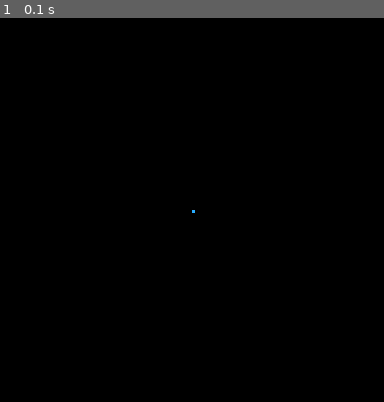
Above: before the commit, frame 1.
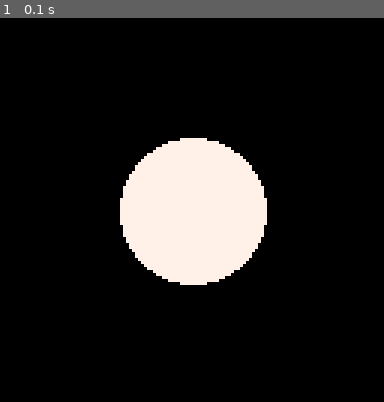
Above: after the commit, the same moment.

Repository: harsimus/monsoon
Game: PICO-8 cartridge monsoon.p8
The game is run twice, just before and just after one commit, with the same random seed, the same clock (stepped at 60 frames per second) and the same inputs.
Inputs:
- Up to frame 1 (0.1 s): no input

The runs differ from the first frame. In frame 1, 11% of the frame differs, in the area x 31-70%, y 31-70%.

Commit message:
Added a main script and some sprites

Diff:
--- /dev/null
+++ b/main.lua
@@ -0,0 +1,13 @@
+function _init()
+	x=64
+	y=64
+end
+
+function _update()
+
+end
+
+function _draw()
+	cls()
+	circfill(64, 64, 24, 7)
+end
--- a/monsoon.p8
+++ b/monsoon.p8
@@ -1,24 +1,13 @@
 pico-8 cartridge // http://www.pico-8.com
 version 39
 __lua__
--- Monsoon
-function _init()
-	x=64
-	y=64
-end
-
-function _update()
-
-end
-
-function _draw()
-	cls()
-	pset(64,64,12)
-end
+#include main.lua
 __gfx__
-00000000000000000000000000000000000000000000000000000000000000000000000000000000000000000000000000000000000000000000000000000000
-00000000000000000000000000000000000000000000000000000000000000000000000000000000000000000000000000000000000000000000000000000000
-00700700000000000000000000000000000000000000000000000000000000000000000000000000000000000000000000000000000000000000000000000000
-00077000000000000000000000000000000000000000000000000000000000000000000000000000000000000000000000000000000000000000000000000000
-00077000000000000000000000000000000000000000000000000000000000000000000000000000000000000000000000000000000000000000000000000000
-00700700000000000000000000000000000000000000000000000000000000000000000000000000000000000000000000000000000000000000000000000000
+000000000077770000cccc0000cccc00005363000000000000000000000000000000000000000000000000000000000000000000000000000000000000000000
+00000000077777700cccccc00cccccc0038e8e300000000000000000000000000000000000000000000000000000000000000000000000000000000000000000
+00700700677cc7770ccc7cc00ccc7cc03eeeeee50000000000000000000000000000000000000000000000000000000000000000000000000000000000000000
+0007700076c11c770ccc7cc00ccc7cc068eaae830000000000000000000000000000000000000000000000000000000000000000000000000000000000000000
+0007700077cccc7700cccc0000cccc003eeaaee60000000000000000000000000000000000000000000000000000000000000000000000000000000000000000
+00700700677cc767000ccc00000ccc0058eeee830000000000000000000000000000000000000000000000000000000000000000000000000000000000000000
+0000000006677770000cc000000cc000038e8e300000000000000000000000000000000000000000000000000000000000000000000000000000000000000000
+0000000000666700000c00000000c000003635000000000000000000000000000000000000000000000000000000000000000000000000000000000000000000
